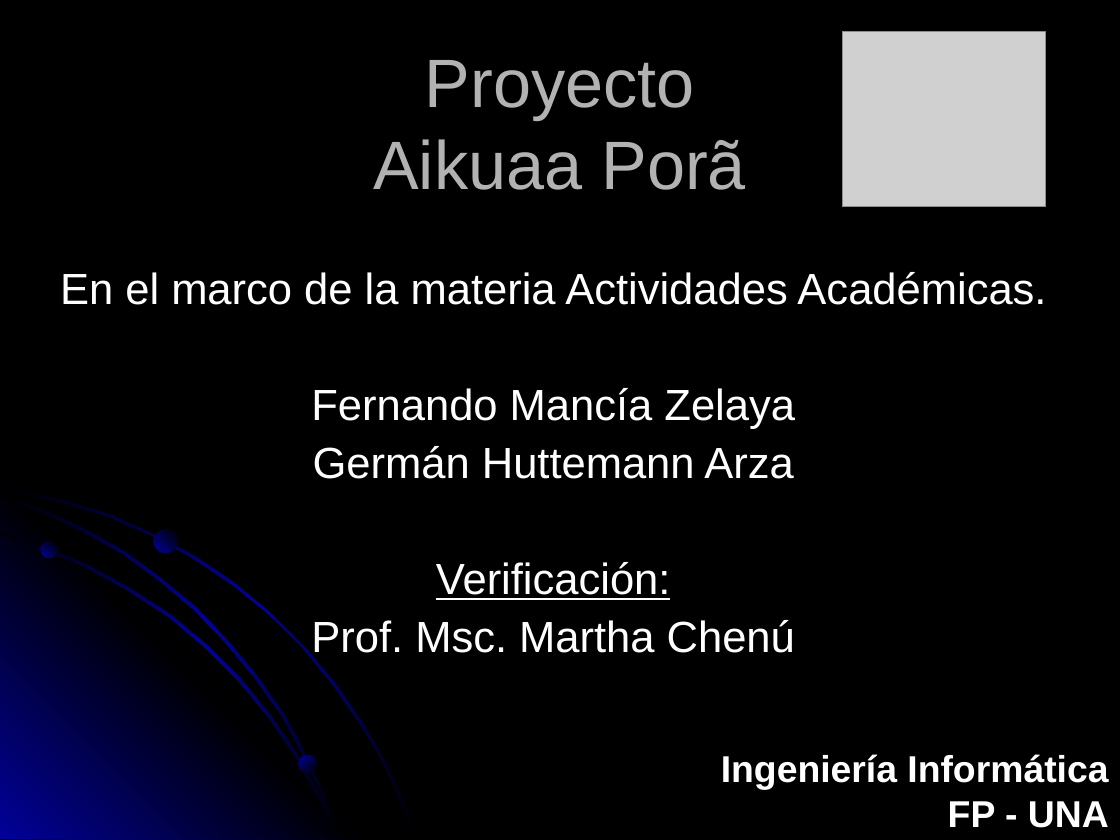
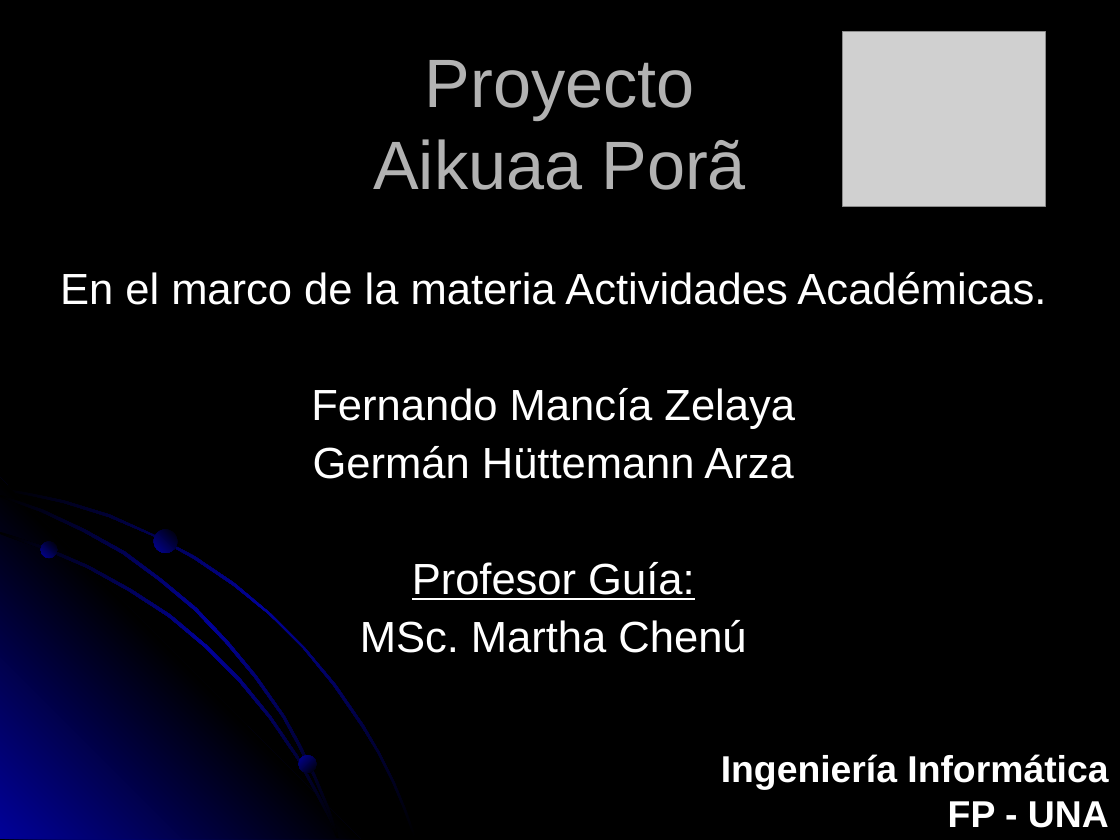
Before and after one commit to ghuttemann/sw-libre-aa, a slide deck: slide 1 of AikuaaPora.ppt. Drawn at 1120x840 pixels with LibreOffice and Linux fonts; fonts in the diff are those of the drawing; grey boxes stand for pictures. Boxes give left, top, right and bottom in pixels: in the first picture for what was removed or moved away, otherwise in the second. Text is boxed around its words. In the diff, an @@ line names an element or a change of style, - is before the commit and + after.

```diff
--- a/AikuaaPora.ppt
+++ b/AikuaaPora.ppt
@@ subtitle at <box>313,446,793,653</box>: text changed @@
-Germán Huttemann Arza
-Verificación:
-Prof. Msc. Martha Chenú
+Germán Hüttemann Arza
+Profesor Guía:
+MSc. Martha Chenú
```
Also in this commit, not shown: 7 other slides changed.
